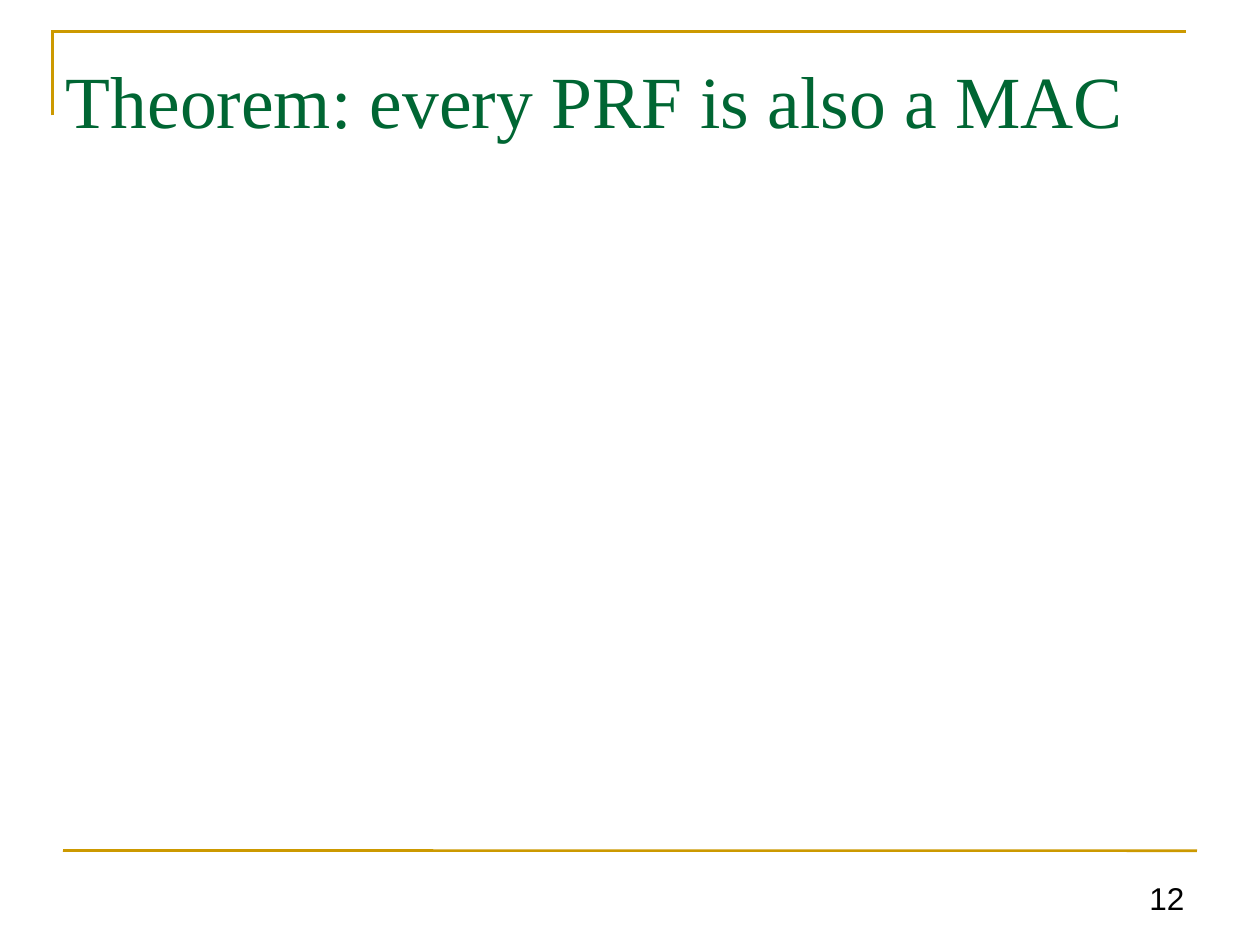
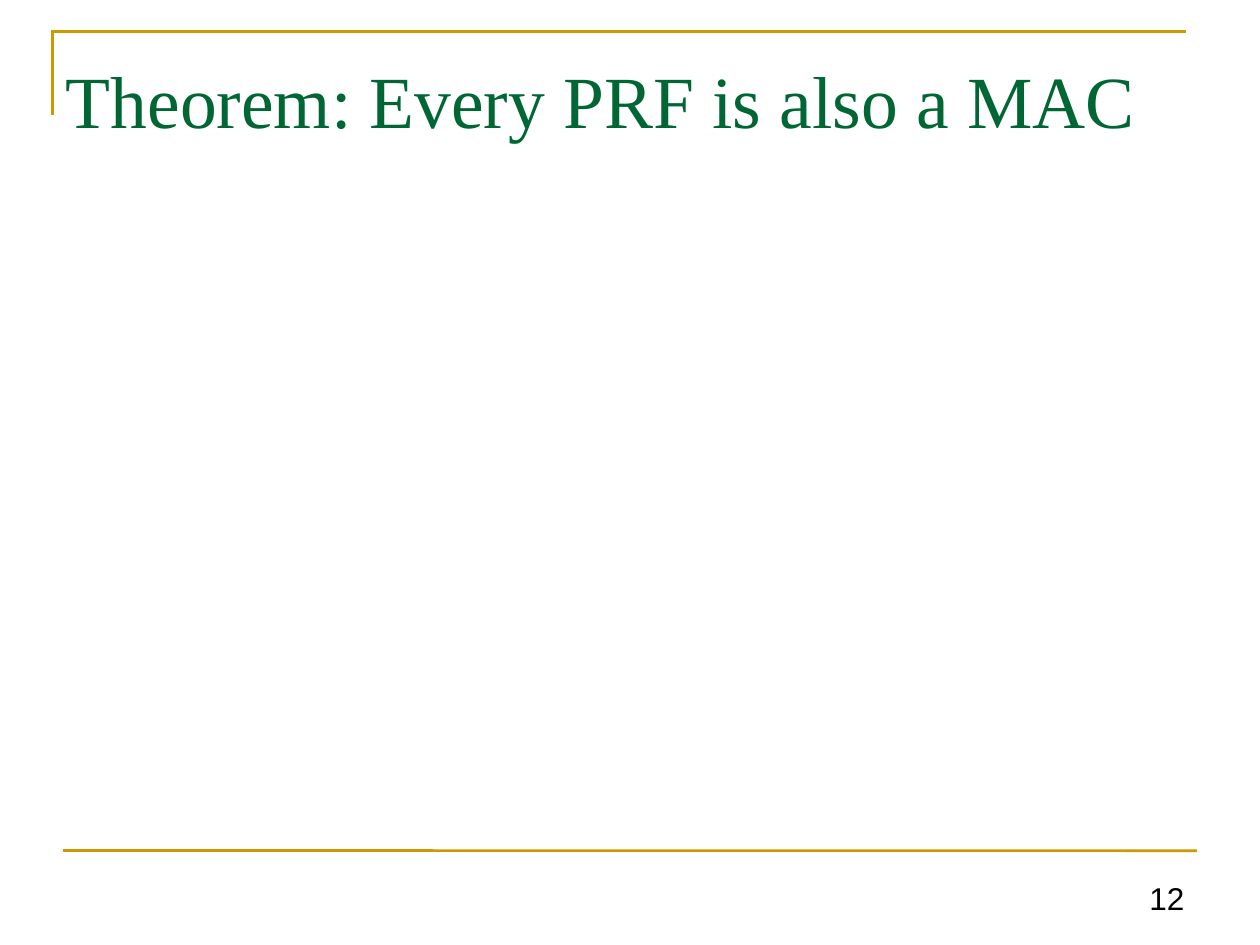
Before and after one commit to GhadaAlmashaqbeh/GhadaAlmashaqbeh.github.io, a slide deck: slide 12 of courses/cse3400-f2026/lecture5.pptx. Drawn at 1260x945 pixels with LibreOffice and Linux fonts; fonts in the diff are those of the drawing; grey boxes stand for pictures. Boxes give left, top, right and bottom in pixels: in the first picture for what was removed or moved away, otherwise in the second. Text is boxed around its words. In the diff, an @@ line names an element or a change of style, - is before the commit and + after.

```diff
--- a/courses/cse3400-f2026/lecture5.pptx
+++ b/courses/cse3400-f2026/lecture5.pptx
@@ title at bbox=[66, 77, 1135, 142]: text changed @@
-Theorem: every PRF is also a MAC
+Theorem: Every PRF is also a MAC
```
Also in this commit, not shown: 16 other slides changed, 2 slides removed, 2 other files.
